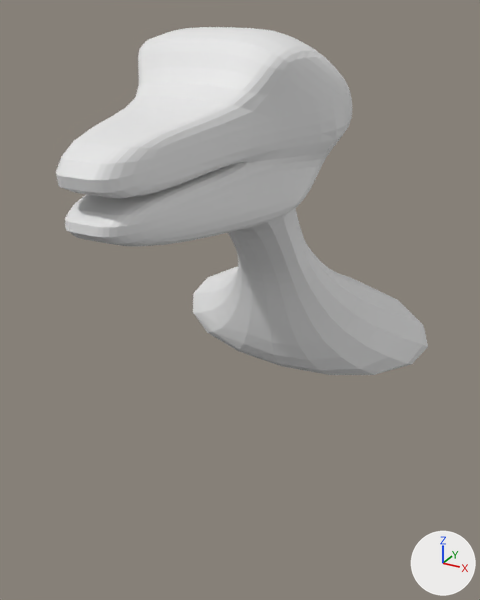
A saved change to the Blender file blender/parts_head_b1_ostrich.blend.
Rendered twice from a 50 mm camera at (14.2, -22.5, 4.4) aimed at (1.0, 1.5, -7.6). Lighting does not change. The marker at lower right points along +X, +Y and +Z.

The first picture shows '立方体.024'.
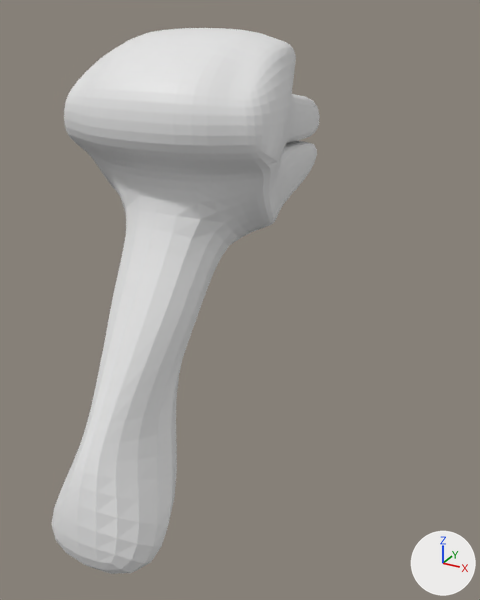
Edits to the scene script, one JSON object a line:
```json
{"block": "me_立方体_026", "where": "me_立方体_026.from_pydata(...)  # 114 vertices, 112 faces; spans x -6.48..6.31, y -2.58..4.96, z -10.6..2.56"}
{"block": "me_立方体_026", "where": "# used by ob_立方体_024; location = (0.0, 0.0, 0.0); rotation_euler = (0.0, 0.0, -0.0123), in degrees (0, 0, -0.7); scale = (2.0, 3.0, 1.5)"}
{"block": "me_立方体_026", "change": "me_立方体_026 part 1"}
{"op": "set", "path": "me_立方体_026.vertices[102].co", "old": "(0.96, 2.73, -4.47)", "new": "(0.18, 3.43, -6.44)"}
{"op": "set", "path": "me_立方体_026.vertices[103].co", "old": "(-1.04, 2.71, -4.46)", "new": "(-0.31, 3.42, -6.44)"}
{"op": "set", "path": "me_立方体_026.vertices[106].co", "old": "(2.24, 3.96, -6.33)", "new": "(0.49, 3.72, -6.89)"}
{"op": "set", "path": "me_立方体_026.vertices[107].co", "old": "(-2.39, 3.92, -6.33)", "new": "(-0.63, 3.72, -6.89)"}
{"op": "set", "path": "me_立方体_026.vertices[108].co", "old": "(2.29, 2.25, -9.34)", "new": "(1.29, 2.24, -9.34)"}
{"op": "set", "path": "me_立方体_026.vertices[109].co", "old": "(-2.35, 2.22, -9.34)", "new": "(-1.69, 2.22, -9.34)"}
{"op": "set", "path": "me_立方体_026.vertices[110].co", "old": "(6.26, 4.96, -6.88)", "new": "(1.45, 3.97, -9.45)"}
{"op": "set", "path": "me_立方体_026.vertices[111].co", "old": "(-6.48, 4.87, -6.89)", "new": "(-1.62, 3.94, -9.45)"}
{"op": "set", "path": "me_立方体_026.vertices[112].co", "old": "(6.31, 3.07, -10.59)", "new": "(1.47, 3.51, -10.34)"}
{"op": "set", "path": "me_立方体_026.vertices[113].co", "old": "(-6.42, 2.98, -10.6)", "new": "(-1.6, 3.49, -10.35)"}
{"op": "set", "path": "ob_立方体_024.location", "old": "(0.0, 0.0, 0.0)", "new": "(0.11, 2.25, 0.0)"}
{"op": "set", "path": "ob_立方体_024.rotation_euler", "old": "(0.0, 0.0, -0.0123)", "new": "(0.0, 0.0, -3.144)", "note": "degrees (0, 0, -0.7) -> degrees (0, 0, -180)"}
```

Boxes (x1, y1, x2, y2) around the edits, measured in the pictures (480 x 600 px; the box of a moved part takes in the faces that stretch with it):
```json
{"object": "立方体.024", "change": "reshaped, moved, turned", "before": [56, 27, 428, 375], "after": [52, 28, 320, 574]}
{"part": 1, "of": "me_立方体_026", "change": "moved or reshaped", "before": [193, 228, 428, 375], "after": [52, 294, 197, 574]}
```
